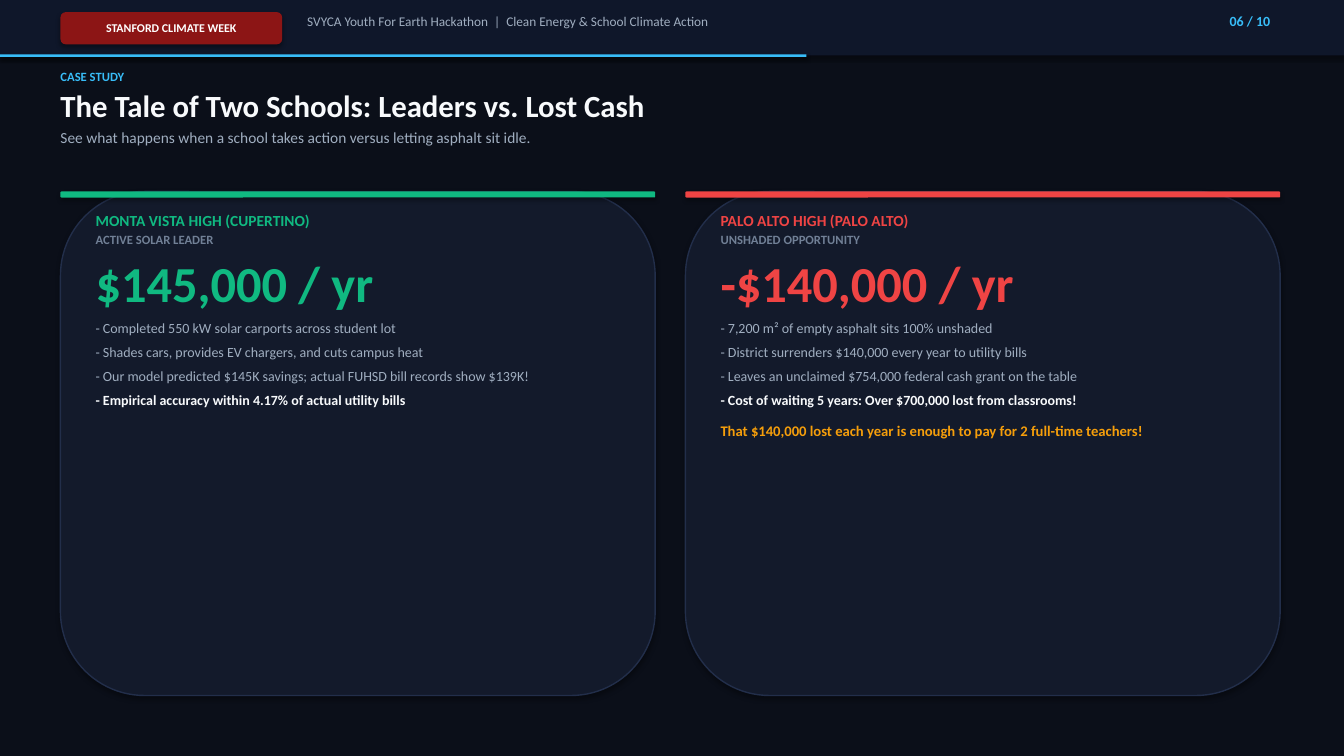
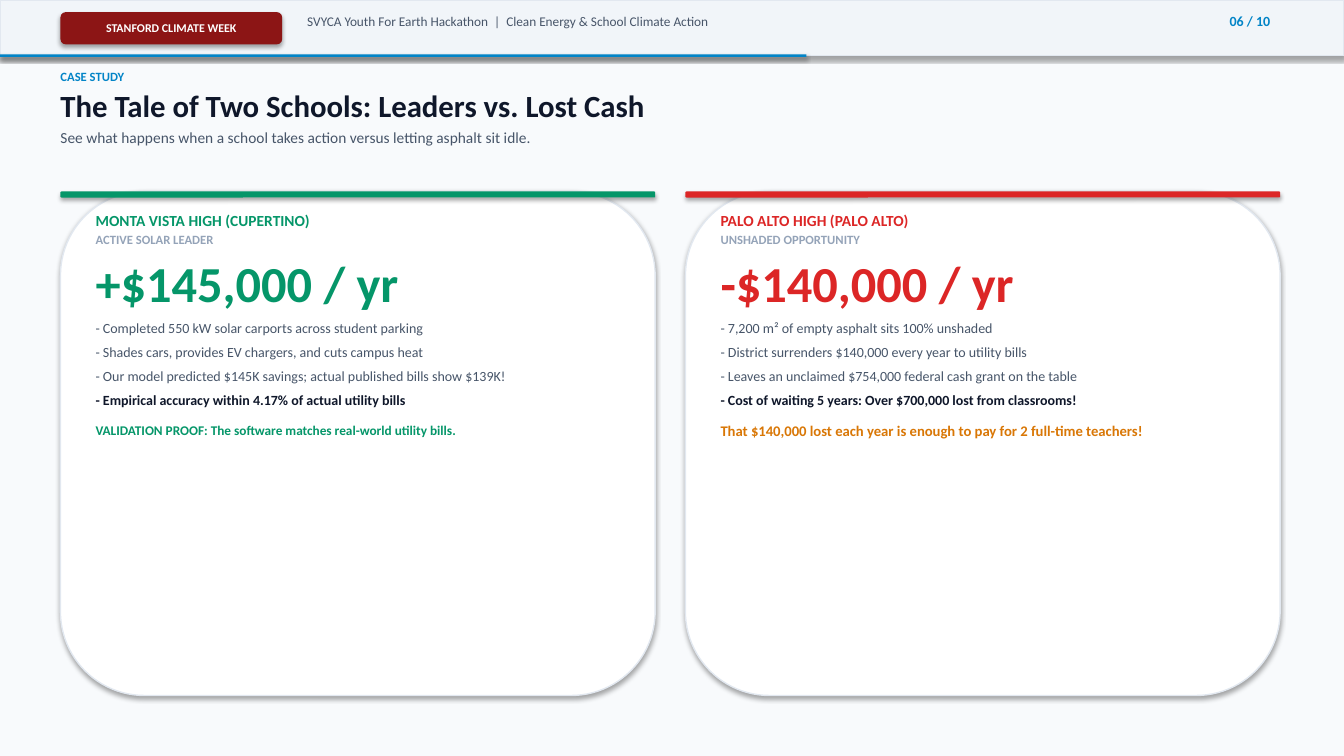
Before and after one commit to pranav-balaji/svyca2026, a slide deck: slide 6 of SolarSchoolsUSA_PitchDeck.pptx. Drawn at 1344x756 pixels with LibreOffice and Linux fonts; fonts in the diff are those of the drawing. Boxes give left, top, right and bottom in pixels: in the first picture for what was removed or moved away, otherwise in the second. Text is boxed around its words. In the diff, an @@ line names an element or a change of style, - is before the commit and + after.

Commit message:
feat(presentation): switch to light theme and problem-first introduction

```diff
--- a/SolarSchoolsUSA_PitchDeck.pptx
+++ b/SolarSchoolsUSA_PitchDeck.pptx
@@ rectangle at bbox=[0, 0, 1344, 756]: fill #0B0F19 to #F8FAFC @@
@@ rectangle at bbox=[0, 0, 1344, 55]: fill #0F172A to #F1F5F9; outline none to #E2E8F0 1 pt @@
@@ text "SVYCA Youth For Earth Hackathon ..." at bbox=[307, 17, 709, 29]: text colour #A0AEC0 to #475569 @@
@@ text "06 / 10" at bbox=[1230, 16, 1270, 26]: text colour #38BDF8 to #0284C7 @@
@@ rectangle at bbox=[0, 54, 807, 57]: fill #38BDF8 to #0284C7 @@
@@ text "CASE STUDY" at bbox=[60, 72, 644, 146]: text colour #38BDF8 to #0284C7 in "CASE STUDY"; text colour #F8FAFC to #0F172A in "The Tale of Two Schools: Leaders vs. ..."; text colour #A0AEC0 to #475569 in "See what happens when a school takes ..." @@
@@ rounded rectangle at bbox=[60, 192, 655, 696]: fill #131A2B to #FFFFFF; outline #222E4A 1 pt to #E2E8F0 1 pt @@
@@ rounded rectangle at bbox=[60, 192, 655, 198]: fill #10B981 to #059669 @@
@@ rounded rectangle at bbox=[686, 192, 1280, 696]: fill #131A2B to #FFFFFF; outline #222E4A 1 pt to #E2E8F0 1 pt @@
@@ rounded rectangle at bbox=[686, 192, 1280, 198]: fill #EF4444 to #DC2626 @@
@@ text "PALO ALTO HIGH (PALO ALTO)" at bbox=[721, 215, 1142, 439]: text colour #EF4444 to #DC2626 in "PALO ALTO HIGH (PALO ALTO)", "-$140,000 / yr"; text colour #718096 to #94A3B8 in "UNSHADED OPPORTUNITY"; text colour #A0AEC0 to #475569 in "- 7,200 m² of empty asphalt sits ...", "- District surrenders $140,000 every year to ...", "- Leaves an unclaimed $754,000 federal cash ..."; text colour #F8FAFC to #0F172A in "- Cost of waiting 5 years: Over ..."; text colour #F59E0B to #D97706 in "That $140,000 lost each year is enough ..." @@
@@ text at bbox=[96, 214, 424, 408]: text colour #10B981 to #059669 in "MONTA VISTA HIGH (CUPERTINO)"; text colour #718096 to #94A3B8 in "ACTIVE SOLAR LEADER"; text colour #A0AEC0 to #475569 in "- Shades cars, provides EV chargers, and ..."; text colour #F8FAFC to #0F172A in "- Empirical accuracy within 4.17% of actual ..." @@
@@ text at bbox=[96, 269, 423, 336]: text changed; text colour #A0AEC0 to #475569 @@
-$145,000 / yr
-- Completed 550 kW solar carports across student lot
++$145,000 / yr
+- Completed 550 kW solar carports across student parking
@@ text at bbox=[103, 371, 505, 384]: text changed; text colour #A0AEC0 to #475569 @@
-- Our model predicted $145K savings; actual FUHSD bill records show $139K!
+- Our model predicted $145K savings; actual published bills show $139K!
@@ text at bbox=[96, 425, 456, 437]: paragraph added @@
+VALIDATION PROOF: The software matches real-world utility bills.
```
Also in this commit, not shown: 8 other slides changed, 1 slide added, 1 slide removed, 3 other files.
